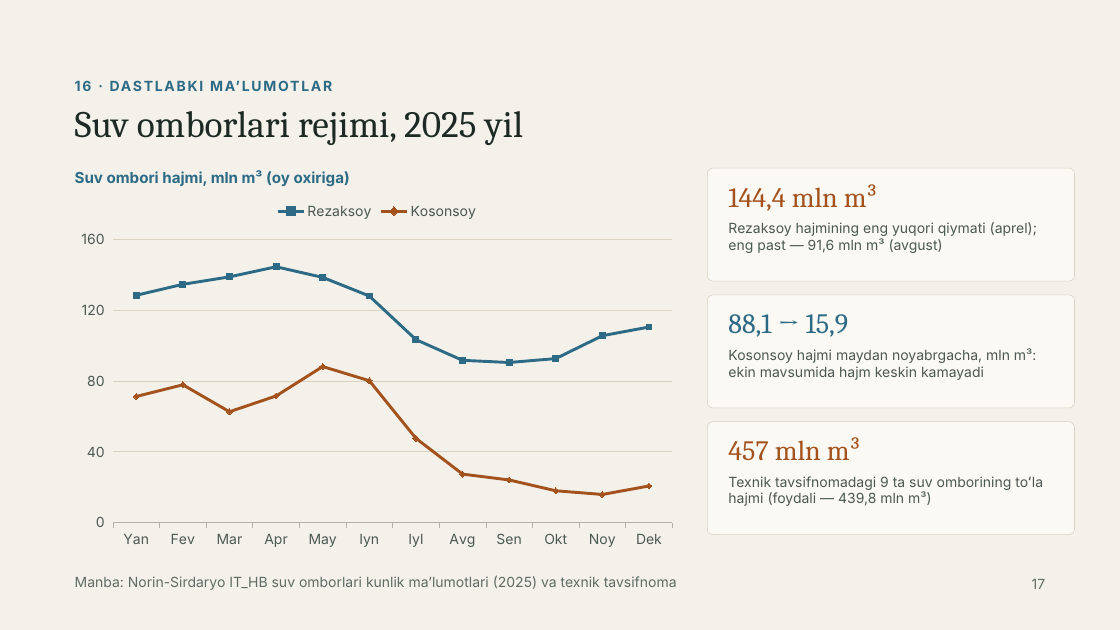
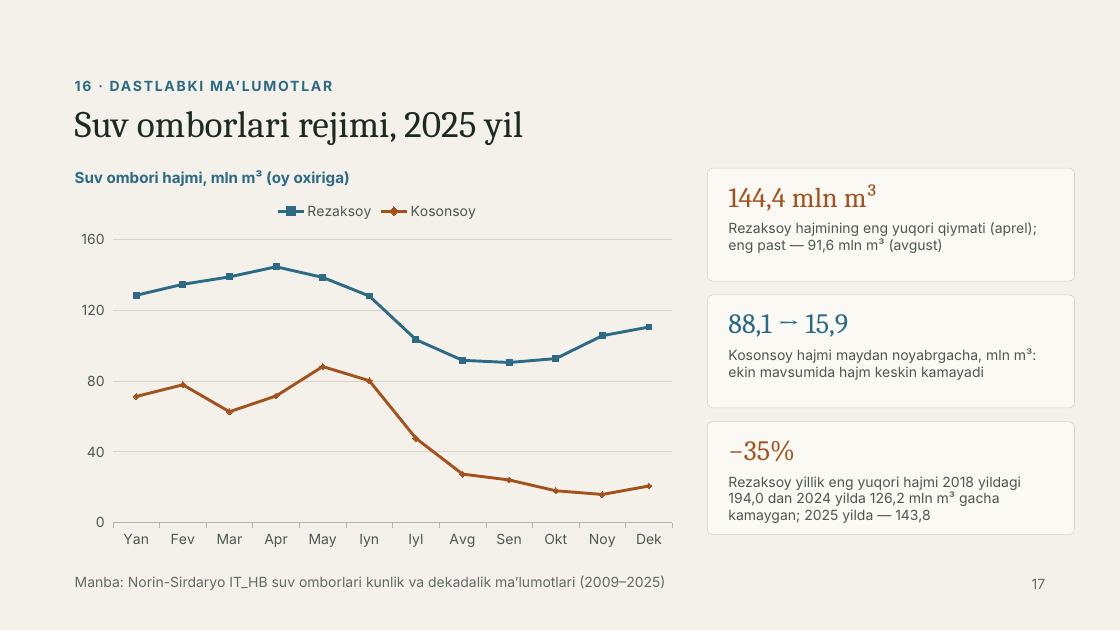
Before and after one commit to Rasuljon007/mirzohid-loyiha, a slide deck: slide 17 of Garbiy_Farg_ona_tuproqlari_GAT_asosida_bashoratlash.pptx. Drawn at 1120x630 pixels with LibreOffice and Linux fonts; fonts in the diff are those of the drawing. Boxes give left, top, right and bottom in pixels: in the first picture for what was removed or moved away, otherwise in the second. Text is boxed around its words. In the diff, an @@ line names an element or a change of style, - is before the commit and + after.

```diff
--- a/Garbiy_Farg_ona_tuproqlari_GAT_asosida_bashoratlash.pptx
+++ b/Garbiy_Farg_ona_tuproqlari_GAT_asosida_bashoratlash.pptx
@@ text at (x1=728, y1=440, x2=795, y2=461): text changed @@
-457 mln m³
+−35%
@@ text at (x1=728, y1=476, x2=1021, y2=523): text changed @@
-Texnik tavsifnomadagi 9 ta suv omborining toʻla hajmi (foydali — 439,8 mln m³)
+Rezaksoy yillik eng yuqori hajmi 2018 yildagi 194,0 dan 2024 yilda 126,2 mln m³ gacha kamaygan; 2025 yilda — 143,8
@@ text at (x1=75, y1=575, x2=665, y2=590): text changed @@
-Manba: Norin-Sirdaryo IT_HB suv omborlari kunlik maʼlumotlari (2025) va texnik tavsifnoma
+Manba: Norin-Sirdaryo IT_HB suv omborlari kunlik va dekadalik maʼlumotlari (2009–2025)
```
Also in this commit, not shown: 1 other slide changed.
